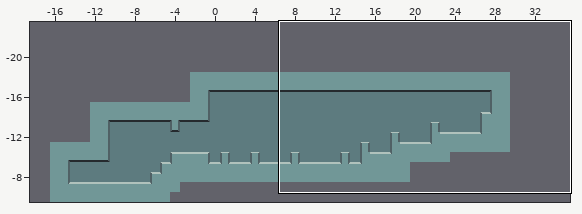
One commit to this Tiled map: Assets/Maps/TestLevel.tmx. The picture above shows the old version from afar; the outline marks the close-up.
Close-up. Before the edit:
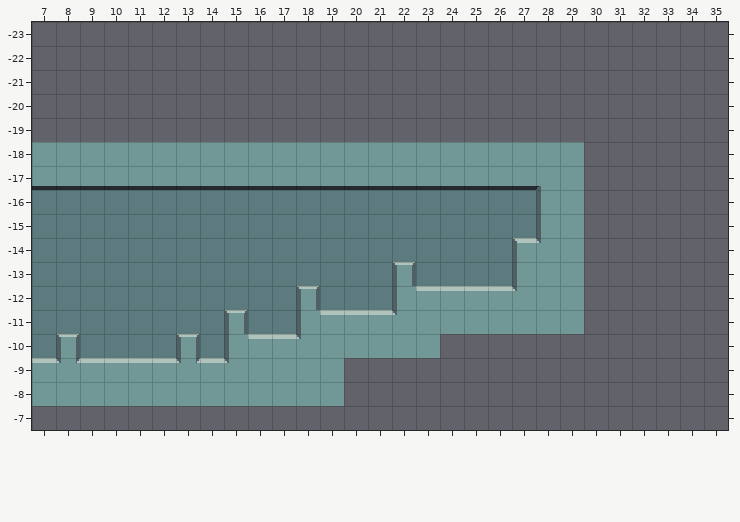
Cells are 16x16 px. Shown: x 7..35, y -23..-7. The commit also changed other parts of the map, which this record leaves out.
After:
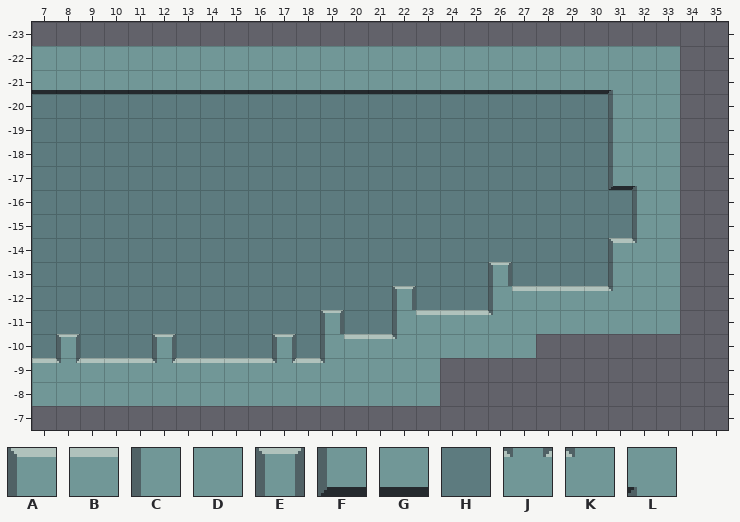
Key: from "TemplateTileset": A 2, B 3, C 8, D 9, E 12, F 13, G 14, H 21, J 25, K 32, L 34.
_ is an empty cell, . an unchanged one.
The edit:
--- layer "terrain"
@@ x 7..33 @@
--22 ___________________________
--21 ___________________________
--20 ___________________________
--19 ___________________________
--18 DDDDDDDDDDDDDDDDDDDDDDD____
--17 GGGGGGGGGGGGGGGGGGGGGLD____
--16 .....................CD____
--15 .....................CD____
--14 ....................AKD____
--13 ...............E...HCDD____
--12 ...........E...CBBBBKDD____
--11 ........E..CBBBKDDDD...____
--10 .....HE.CBBKDDDD.____......
- -9 .....BJ.KDDDD____..........
- -8 .............____..........
+-22 DDDDDDDDDDDDDDDDDDDDDDDDDDD
+-21 GGGGGGGGGGGGGGGGGGGGGGGGLDD
+-20 HHHHHHHHHHHHHHHHHHHHHHHHCDD
+-19 HHHHHHHHHHHHHHHHHHHHHHHHCDD
+-18 HHHHHHHHHHHHHHHHHHHHHHHHCDD
+-17 HHHHHHHHHHHHHHHHHHHHHHHHFLD
+-16 .....................HHHHCD
+-15 .....................HHHHCD
+-14 ....................HHHHAKD
+-13 ...............H...EHHHHCDD
+-12 ...........H...EHHHCBBBBKDD
+-11 ........H..HEHHCBBBK...DDDD
+-10 .....EH.HHEHCBBK.DDDD......
+ -9 .....JB.BBJBKDDDD..........
+ -8 .............DDDD..........
Pixel boxes of the changes (left, top, right, bottom) in both close-ups:
changed: (32, 46, 680, 406)
